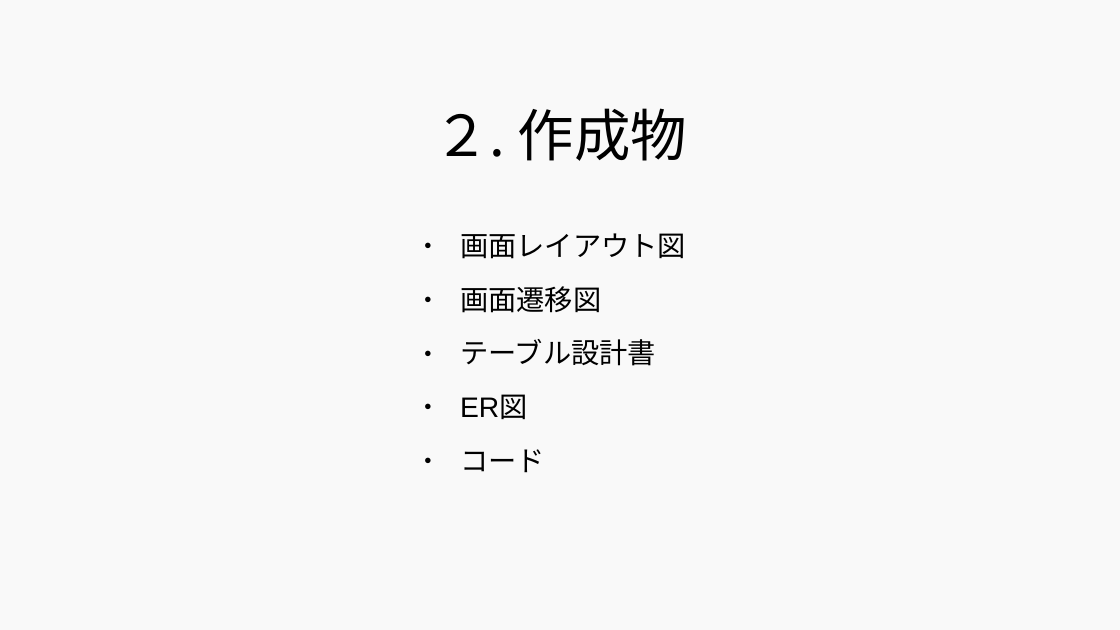
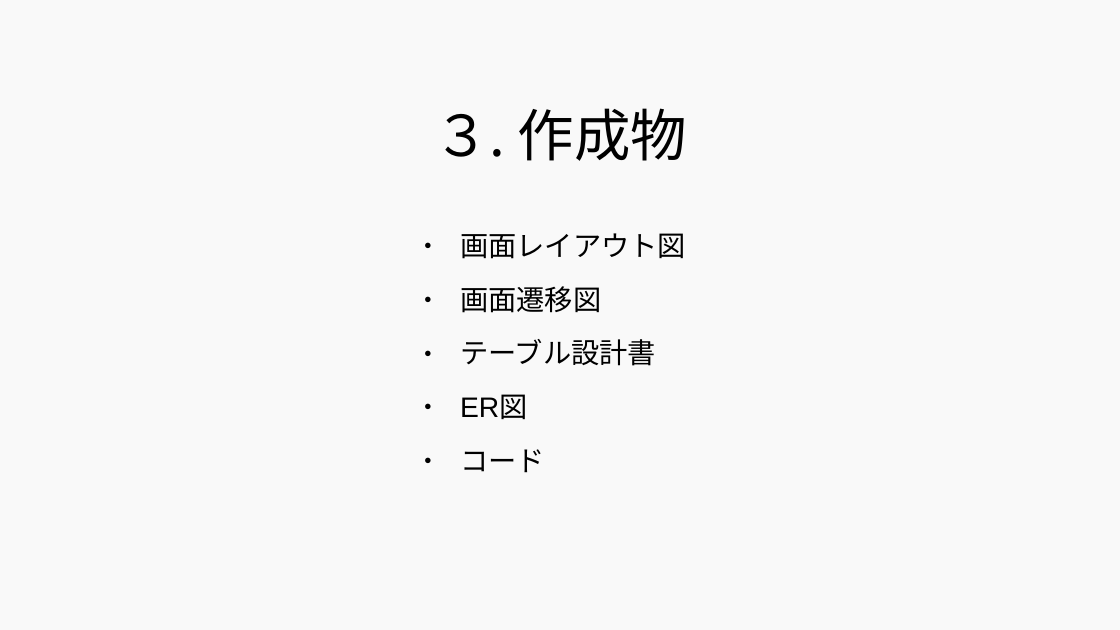
Before and after one commit to 2022java42-student008/LibraryProject, a slide deck: slide 7 of 図書管理システム - コピー.odp (slide 3 before the commit). Drawn at 1120x630 pixels with LibreOffice and Linux fonts; fonts in the diff are those of the drawing. Boxes give left, top, right and bottom in pixels: in the first picture for what was removed or moved away, otherwise in the second. Text is boxed around its words. In the diff, an @@ line names an element or a change of style, - is before the commit and + after.

```diff
--- a/図書管理システム - コピー.odp
+++ b/図書管理システム - コピー.odp
@@ title at bbox=[433, 108, 687, 161]: text changed @@
-２. 作成物
+３. 作成物
```
Also in this commit, not shown: 6 other slides changed, 4 slides added.
